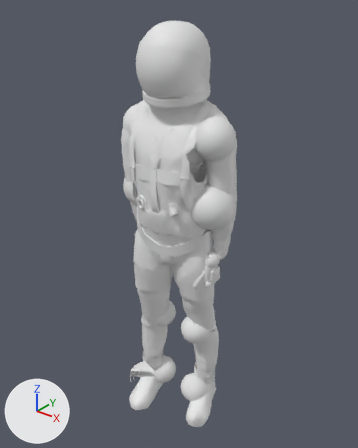
An edit to the Blender file blender/suit_gemini.blend, drawn before and after from the same camera.
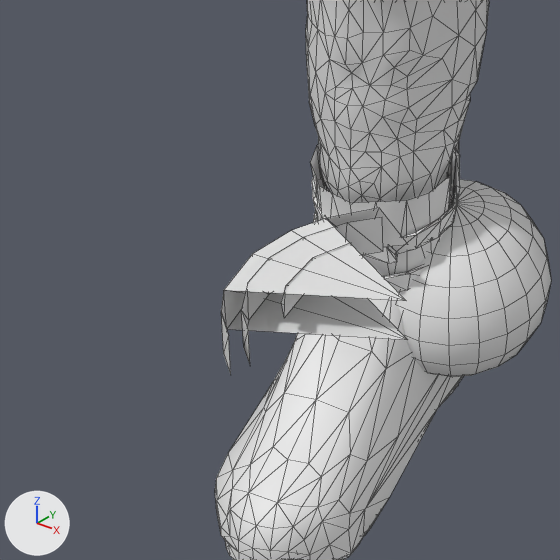
The first picture shows the older version from a camera (50 mm lens) standing at (1.23, -1.532, 1.944) and looking at (0.038, -0.042, 1.02). The close-ups show the older and then the newer version on the part from 28% to 50% of the width and 74% to 91% of the height of that picture. Only the edits that show in the close-ups are written down. Arrows for +X, +Y and +Z are at lower left; the lights stay in place. The close-ups show mesh edges as thin lines.

Before the edit, the objects in view are built like this:
```python
me_foot_r = bpy.data.meshes.new('foot_R')
me_foot_r.from_pydata(...)  # 1131 vertices, 2010 faces; spans x -0.102..0.07, y -0.234..0.07, z -0.11..0.12
me_foot_r.polygons.foreach_set('use_smooth', [True] * 2010)
me_shin_r = bpy.data.meshes.new('shin_R')
me_shin_r.from_pydata(...)  # 597 vertices, 945 faces; spans x -0.101..0.07, y -0.093..0.07, z -0.335..0.07
me_shin_r.polygons.foreach_set('use_smooth', [True] * 945)
me_thigh_l = bpy.data.meshes.new('thigh_L')
me_thigh_l.from_pydata(...)  # 659 vertices, 1016 faces; spans x -0.111..0.096, y -0.43..0.123, z -0.417..0.086
me_thigh_l.polygons.foreach_set('use_smooth', [True] * 1016)
ob_foot_r = bpy.data.objects.new('foot_R', me_foot_r)
ob_foot_r.location = (-0.105, 0.0, 0.11)
ob_shin_r = bpy.data.objects.new('shin_R', me_shin_r)
ob_shin_r.location = (-0.105, 0.0, 0.4757)
ob_thigh_l = bpy.data.objects.new('thigh_L', me_thigh_l)
ob_thigh_l.location = (0.105, 0.0, 0.8707)
```
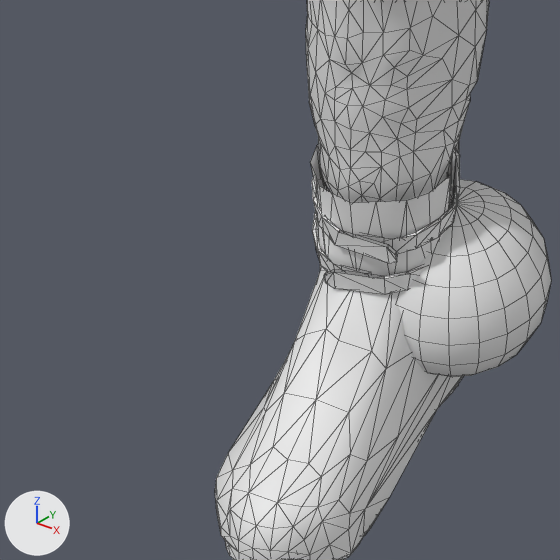
The edits, one by one:
me_thigh_l is used by ob_thigh_l; location (0.105, 0.0, 0.8707).
me_thigh_l had 659 vertices, 1016 faces and spanned x -0.111..0.096, y -0.43..0.123, z -0.417..0.086.
me_thigh_l now has 629 vertices, 996 faces and spans x -0.111..0.096, y -0.115..0.123, z -0.401..0.086.
me_thigh_l part 1: the loose piece of 17 vertices spanning x -0.044..0.052, y -0.43..-0.284, z -0.417..-0.386 is deleted.
me_thigh_l part 2: the loose piece of 14 vertices spanning x -0.034..-0.002, y -0.421..-0.301, z -0.413..-0.386 is deleted.
me_thigh_l part 3: the loose piece of 7 vertices spanning x -0.014..-0.003, y -0.392..-0.33, z -0.406..-0.385 is deleted.
Other edits to the shape of me_thigh_l do not show in these pictures.

Boxes [x1, y1, x2, y2] around the edits, measured in the close-ups (560 x 560 px):
'thigh_L', reshaped (not visible afterwards): before [221, 208, 408, 374]
part 1 of me_thigh_l, deleted: before [221, 208, 408, 374]
part 2 of me_thigh_l, deleted: before [241, 217, 383, 364]
part 3 of me_thigh_l, deleted: before [281, 243, 351, 318]
